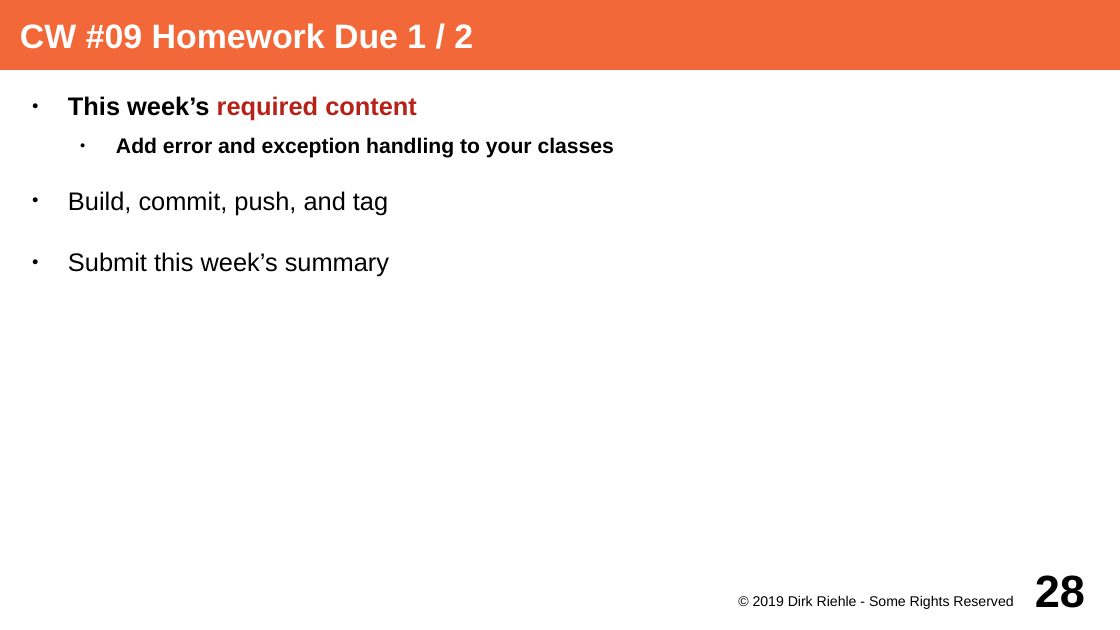
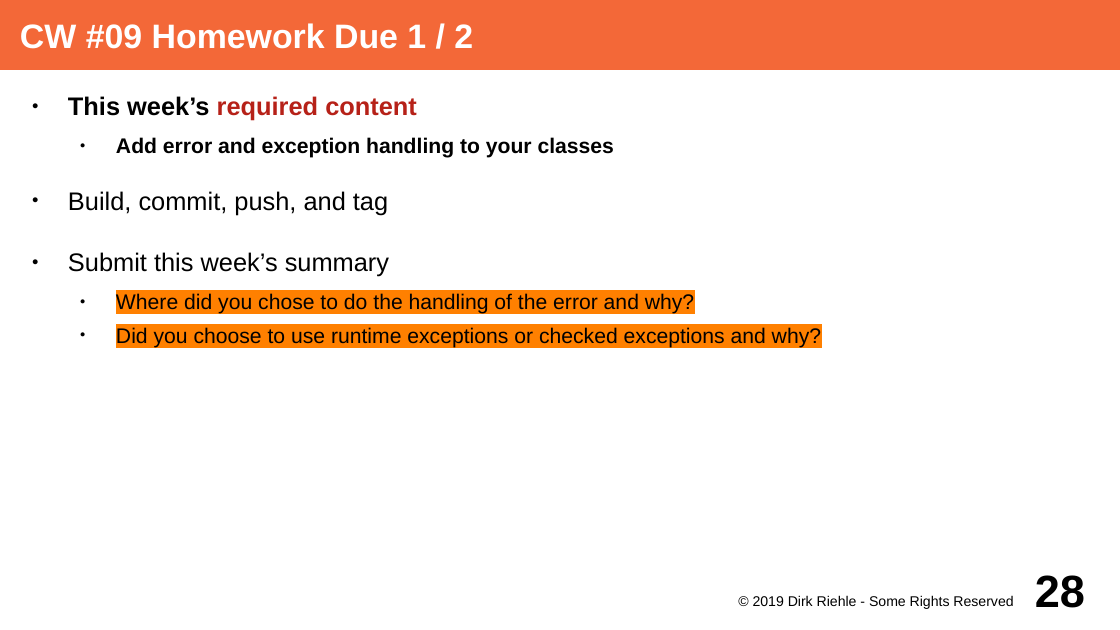
Before and after one commit to dirkriehle/adap-course, a slide deck: slide 28 of Lecture Slides/ADAP A02 - Course Schedule.odp. Drawn at 1120x630 pixels with LibreOffice and Linux fonts; fonts in the diff are those of the drawing. Boxes give left, top, right and bottom in pixels: in the first picture for what was removed or moved away, otherwise in the second. Text is boxed around its words. In the diff, an @@ line names an element or a change of style, - is before the commit and + after.

```diff
--- a/Lecture Slides/ADAP A02 - Course Schedule.odp
+++ b/Lecture Slides/ADAP A02 - Course Schedule.odp
@@ text at bbox=[116, 293, 821, 348]: paragraphs added @@
+  ● Where did you chose to do the handling of the error and why?
+  ● Did you choose to use runtime exceptions or checked exceptions and why?
```
Also in this commit, not shown: 8 other slides changed.
